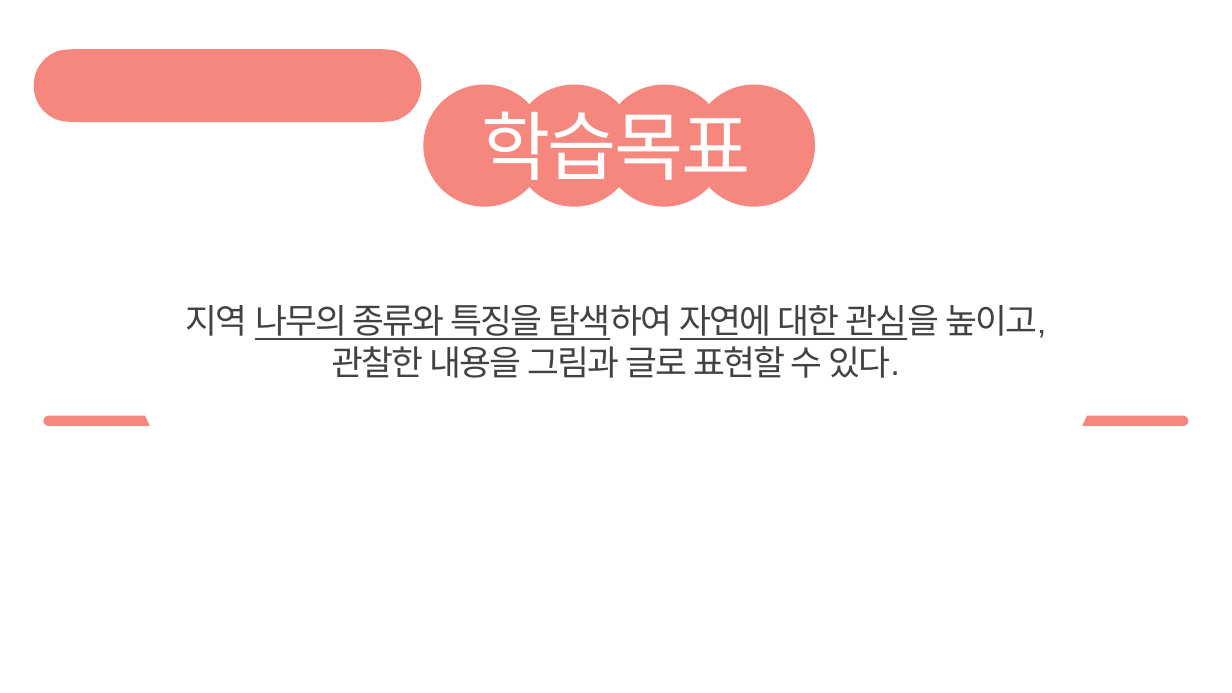
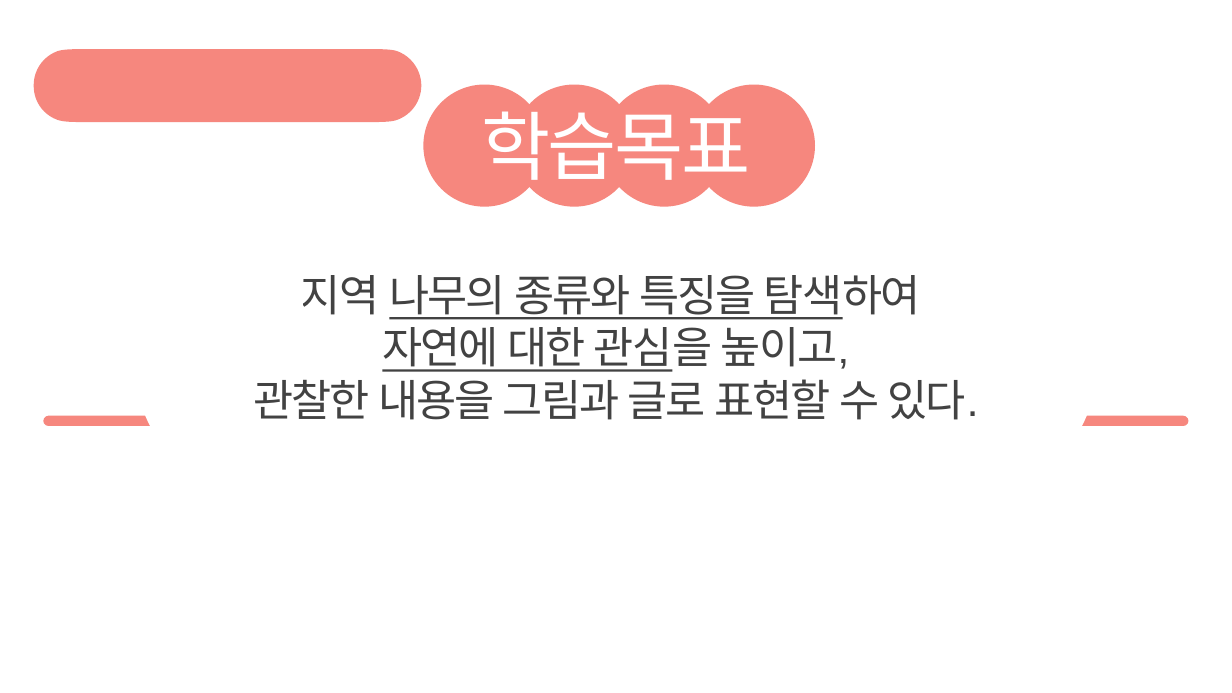
Before and after one commit to biossam/humanskill_art, a slide deck: slide 13 of files/demo/14.pptx. Drawn at 1232x693 pixels with LibreOffice and Linux fonts; fonts in the diff are those of the drawing; background and template pictures are left out. Boxes give left, top, right and bottom in pixels: in the first picture for what was removed or moved away, otherwise in the second. Text is boxed around its words. In the diff, an @@ line names an element or a change of style, - is before the commit and + after.

```diff
--- a/files/demo/14.pptx
+++ b/files/demo/14.pptx
@@ text "지역 나무의 종류와 특징을 탐색하여": place and size @@
-text "지역 나무의 종류와 특징을 탐색하여" at bbox=[185, 305, 1046, 378]
+text "지역 나무의 종류와 특징을 탐색하여" at bbox=[253, 275, 979, 420]
@@ text at bbox=[301, 275, 921, 372]: text changed; size 27 to 34 pt @@
-지역 나무의 종류와 특징을 탐색하여 자연에 대한 관심을 높이고,
+지역 나무의 종류와 특징을 탐색하여
+자연에 대한 관심을 높이고,
@@ text at bbox=[253, 379, 979, 420]: size 27 to 34 pt in "관찰한 내용을 그림과 글로 표현할 수 있다." @@
```
Also in this commit, not shown: 2 other slides changed, 11 other files.
